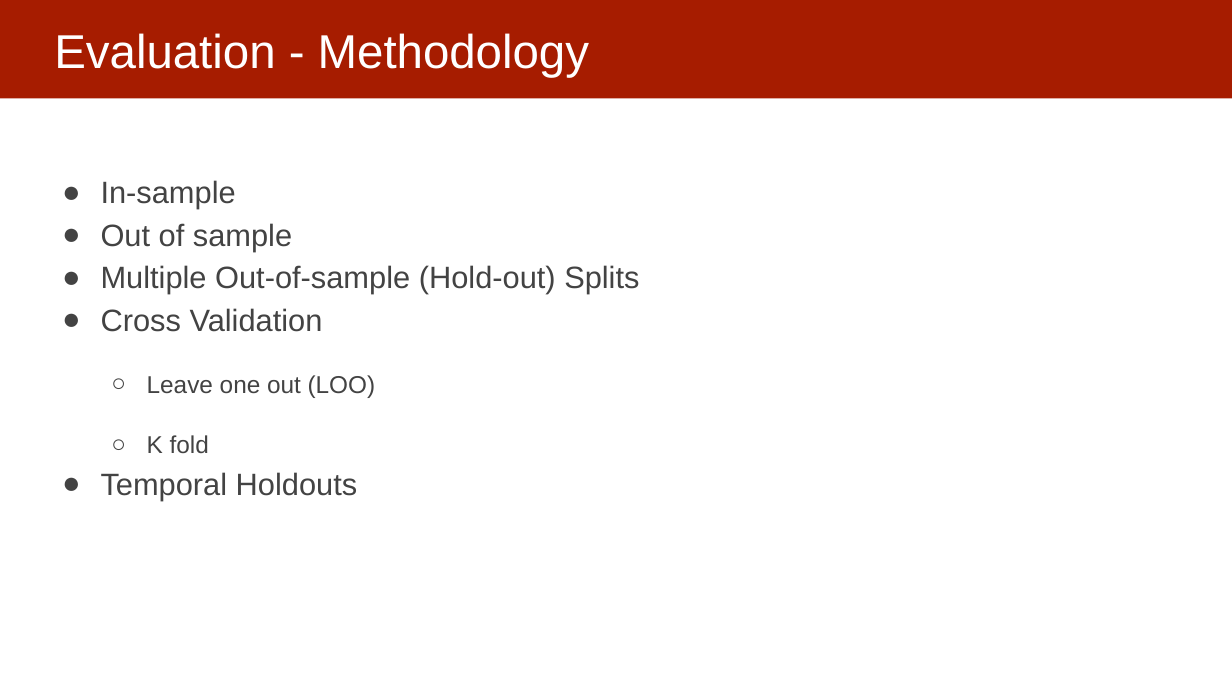
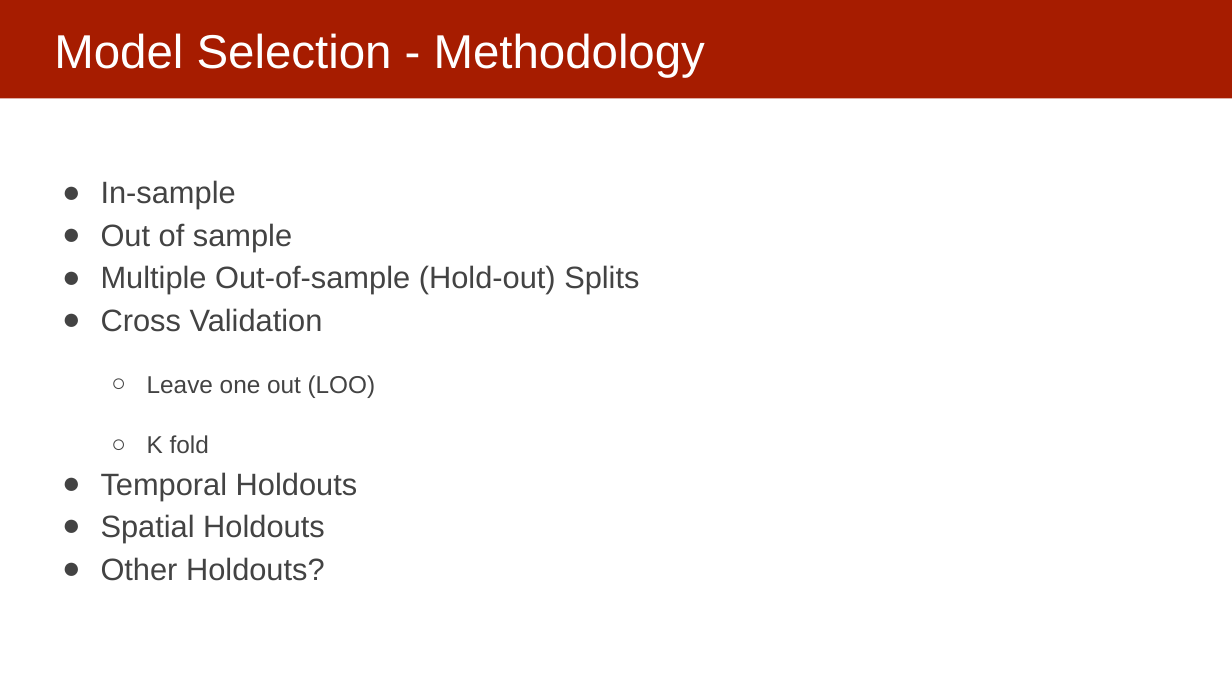
Before and after one commit to dssg/mlforpublicpolicylab, a slide deck: slide 10 of 06 - Performance and Evaluation Pt 1/Model Selection and Validation - Part I.pptx (slide 3 before the commit). Drawn at 1232x693 pixels with LibreOffice and Linux fonts; fonts in the diff are those of the drawing. Boxes give left, top, right and bottom in pixels: in the first picture for what was removed or moved away, otherwise in the second. Text is boxed around its words. In the diff, an @@ line names an element or a change of style, - is before the commit and + after.

Commit message:
updates

```diff
--- a/06 - Performance and Evaluation Pt 1/Model Selection and Validation - Part I.pptx
+++ b/06 - Performance and Evaluation Pt 1/Model Selection and Validation - Part I.pptx
@@ title at [54,33,705,78]: text changed @@
-Evaluation - Methodology
+Model Selection - Methodology
@@ text at [101,514,325,581]: paragraphs added @@
+● Spatial Holdouts
+● Other Holdouts?
```
Also in this commit, not shown: 2 other slides changed, 9 slides added, 1 slide removed.
